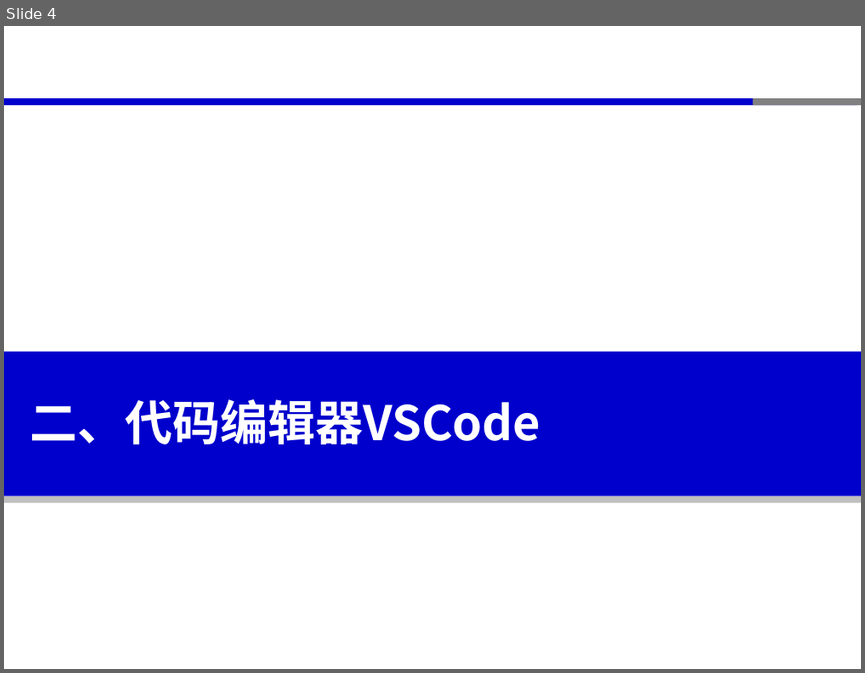
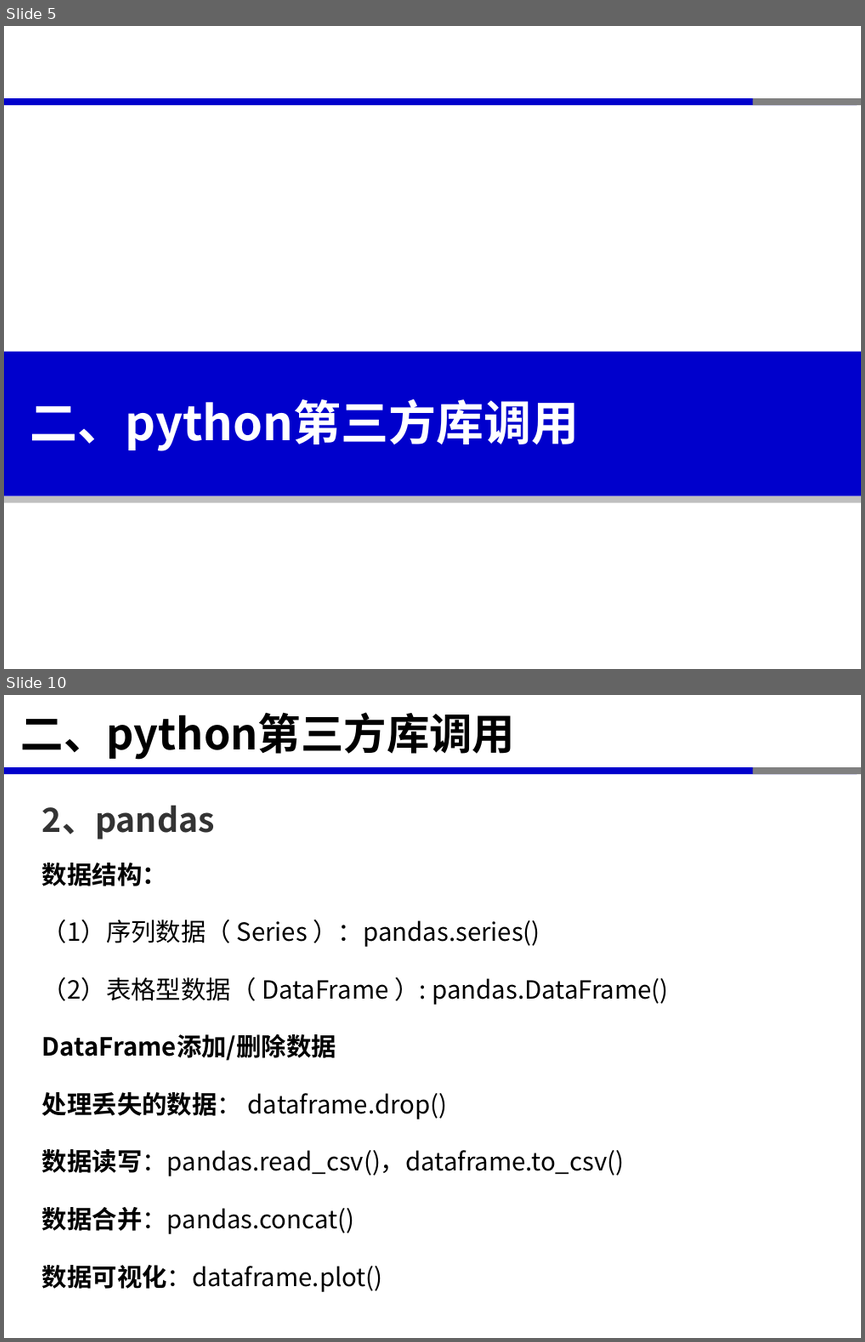
Before and after one commit to xinluo2018/spatial-data-course, a slide deck: 第二章-Python程序设计基础-8学时/第3节-python库调用-2课时.pptx. Shown one above the other, each under a label of ours: slide 4 before the commit, slides 5 and 10 after it; the slides between them are not shown. The pictures are 865x673 and 865x1342 pixels, drawn with LibreOffice and Linux fonts; fonts in the diff are those of the drawing. Boxes give left, top, right and bottom in pixels: in the first picture for what was removed or moved away, otherwise in the second. Text is boxed around its words. In the diff, an @@ line names an element or a change of style, - is before the commit and + after.

```diff
--- a/第二章-Python程序设计基础-8学时/第3节-python库调用-2课时.pptx
+++ b/第二章-Python程序设计基础-8学时/第3节-python库调用-2课时.pptx
@@ slide 10 added at <box>4,695,861,1338</box>, background #FFFFFF; not listed: 3 template elements that a slide beside it also shows @@
@@ title added at <box>21,712,516,760</box>, 36 pt, text #000000, bold @@
+二、python第三方库调用
@@ text added at <box>42,805,215,839</box>, 28 pt, text #333333, bold @@
+2、pandas
@@ text added at <box>42,862,668,1292</box>, 21 pt, text #000000 @@
+数据结构：
+（1）序列数据（ Series ）：pandas.series()
+（2）表格型数据（ DataFrame ）: pandas.DataFrame()
+DataFrame添加/删除数据
+处理丢失的数据： dataframe.drop()
+数据读写：pandas.read_csv()，dataframe.to_csv()
+数据合并：pandas.concat()
+数据可视化：dataframe.plot()
@@ what was slide 4 is now slide 5 @@
@@ slide 5 changed as well @@
@@ text at <box>30,398,579,451</box>: text changed @@
-二、代码编辑器VSCode
+二、python第三方库调用
```
Also in this commit, not shown: 4 other slides changed, 7 other slides added, 3 slides removed, 12 other files.
